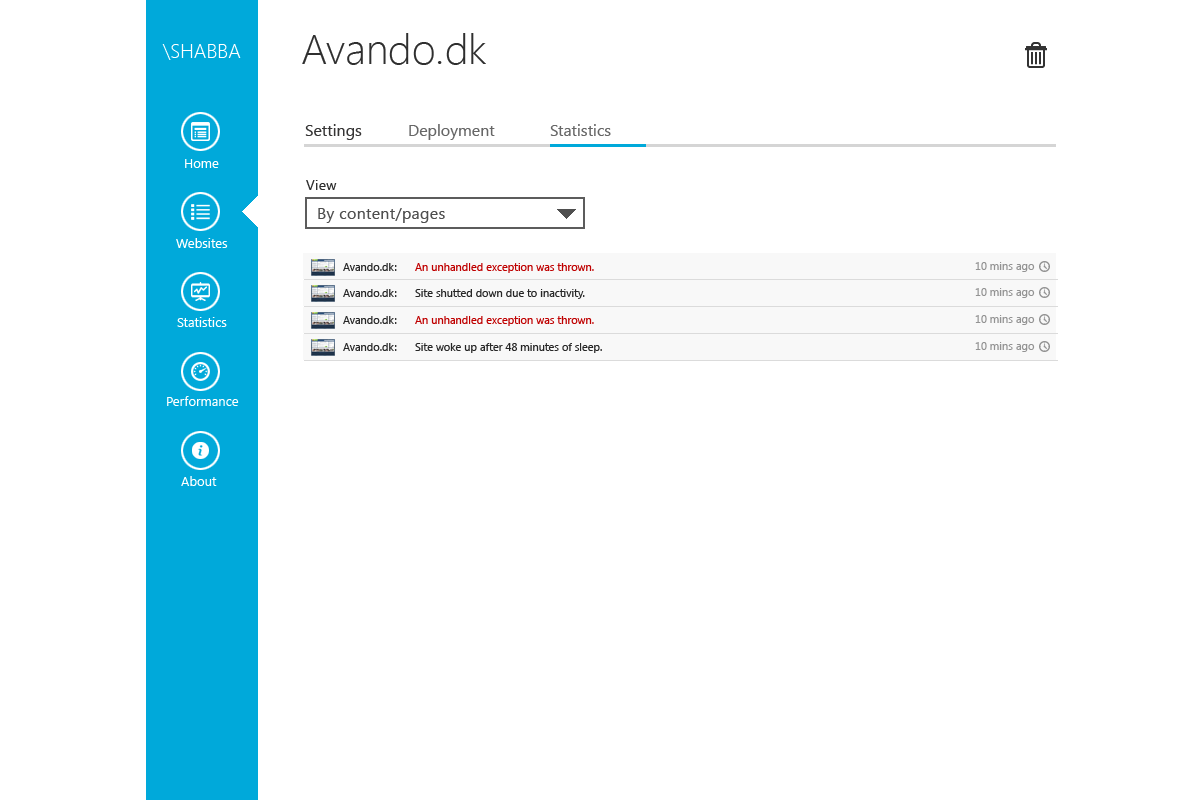
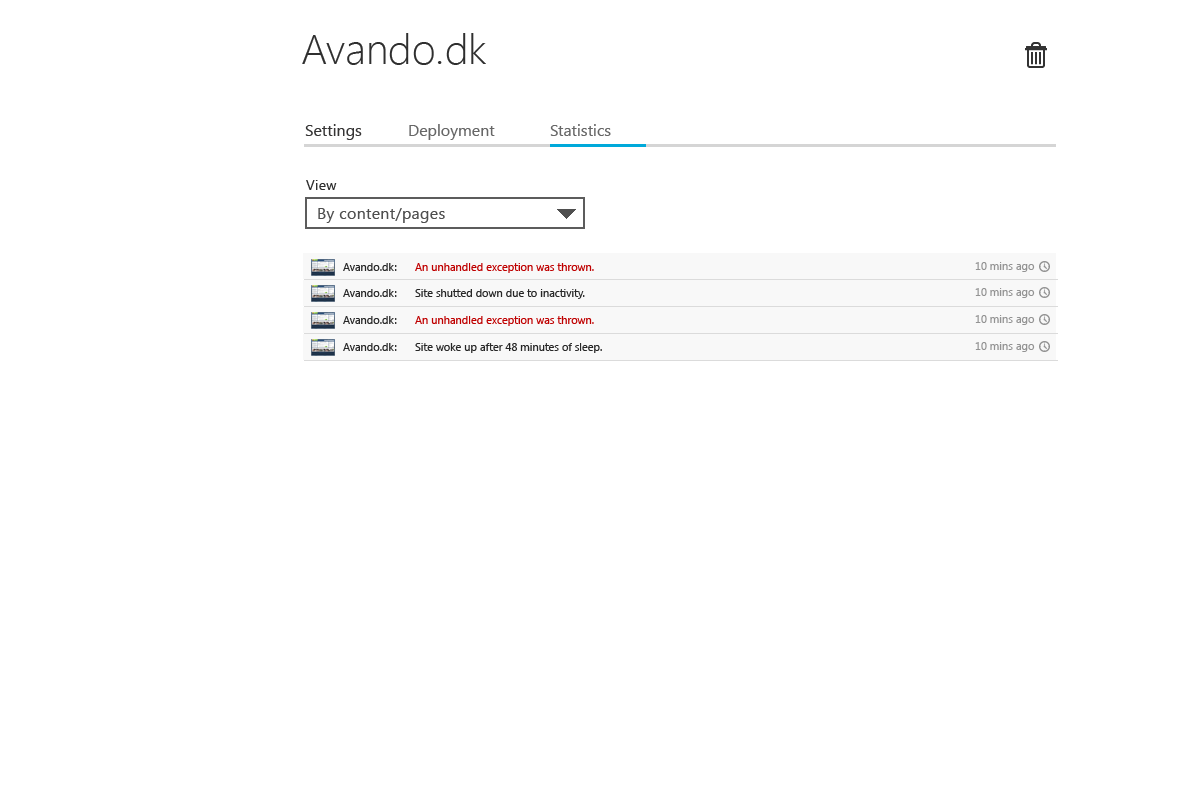
Layer changes from the first 1200 x 800 image to the second:
added layer "Layer 18" in group "App bar vertical" over [193, 441, 209, 459]
hid "info" over [192, 442, 209, 459]
hid "Left menu" over [146, 0, 258, 800]
hid "Background" over [146, 0, 258, 800]
